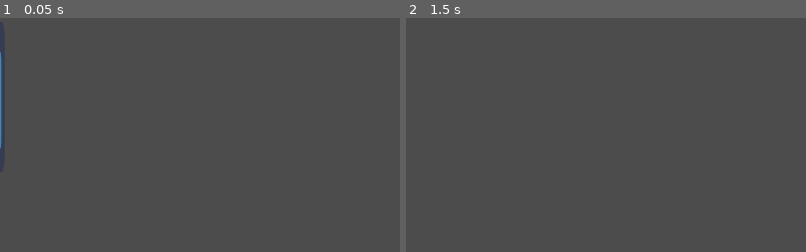
Above: before the commit, frames 1-2 (left to right).
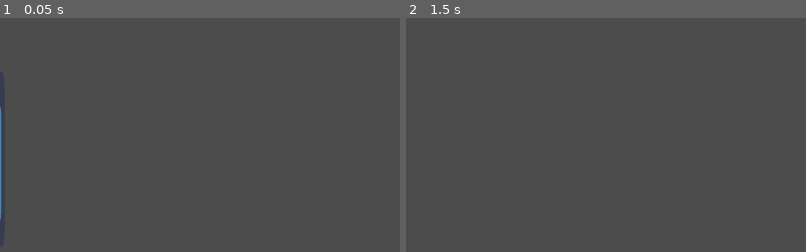
Above: after the commit, the same moments.

Repository: Chamerli-sh/Flappy-Things
Game: Godot game, scene res://Pipe/Pipe.tscn
The game is run twice, just before and just after one commit, with the same random seed, the same clock (stepped at 60 frames per second) and the same inputs. The project has no main scene, so this scene is started directly. The engine's default icon, where the game draws it, is replaced by a stand-in: a white triangle on a blue panel in a dark square.
Inputs:
- Up to frame 1 (0.05 s): no input
- Up to frame 2 (1.5 s): tap Enter at 0.5 s; tap Space at 1.25 s
The pictures show only the part of the screen within x 0-50%, y 4-54%; the shares and areas given below are measured in that part.

The runs differ from the first frame. In frame 1, 0.3% of the frame differs, in the area x 0-1%, y 14-87%; in frame 2, nothing differs.

Commit message:
Resize the Pipes

Diff:
--- a/Pipe/Pipe.tscn
+++ b/Pipe/Pipe.tscn
@@ -4,7 +4,7 @@
 [ext_resource path="res://Pipe/Pipe.gd" type="Script" id=2]
 
 [sub_resource type="RectangleShape2D" id=1]
-extents = Vector2( 16, 96 )
+extents = Vector2( 16, 112 )
 
 [sub_resource type="RayShape2D" id=2]
 length = 64.0
@@ -13,28 +13,29 @@
 script = ExtResource( 2 )
 
 [node name="Up" type="Area2D" parent="."]
-position = Vector2( 0, 128 )
+position = Vector2( 0, 192 )
 __meta__ = {
 "_edit_group_": true
 }
 
 [node name="Sprite" type="Sprite" parent="Up"]
-position = Vector2( 4.76837e-07, 0 )
-scale = Vector2( 0.5, 3 )
+position = Vector2( 4.76837e-07, 16 )
+scale = Vector2( 0.5, 3.5 )
 texture = ExtResource( 1 )
 
 [node name="CollisionShape2D" type="CollisionShape2D" parent="Up"]
+position = Vector2( 0, 16 )
 shape = SubResource( 1 )
 
 [node name="Down" type="Area2D" parent="."]
-position = Vector2( 0, -128 )
+position = Vector2( 0, -184 )
 __meta__ = {
 "_edit_group_": true
 }
 
 [node name="Sprite" type="Sprite" parent="Down"]
-position = Vector2( 4.76837e-07, 0 )
-scale = Vector2( 0.5, 3 )
+position = Vector2( 4.76837e-07, 1.04904e-05 )
+scale = Vector2( 0.5, 3.5 )
 texture = ExtResource( 1 )
 
 [node name="CollisionShape2D" type="CollisionShape2D" parent="Down"]
